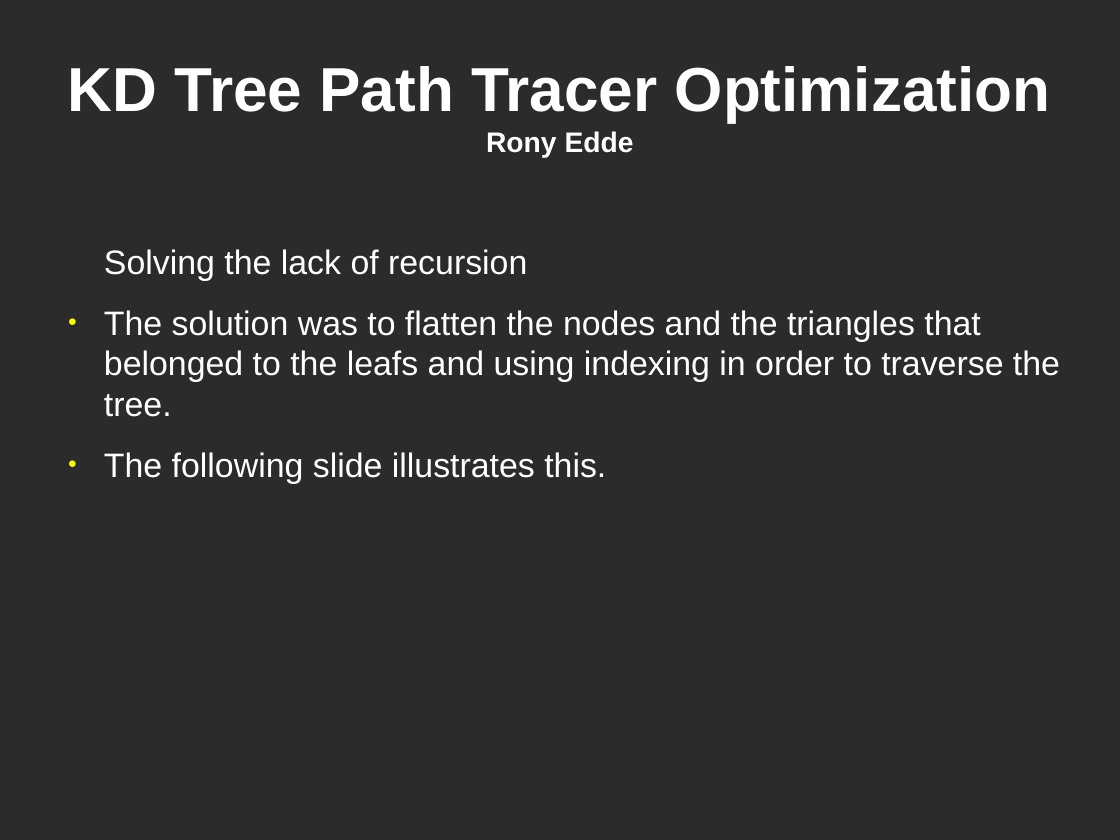
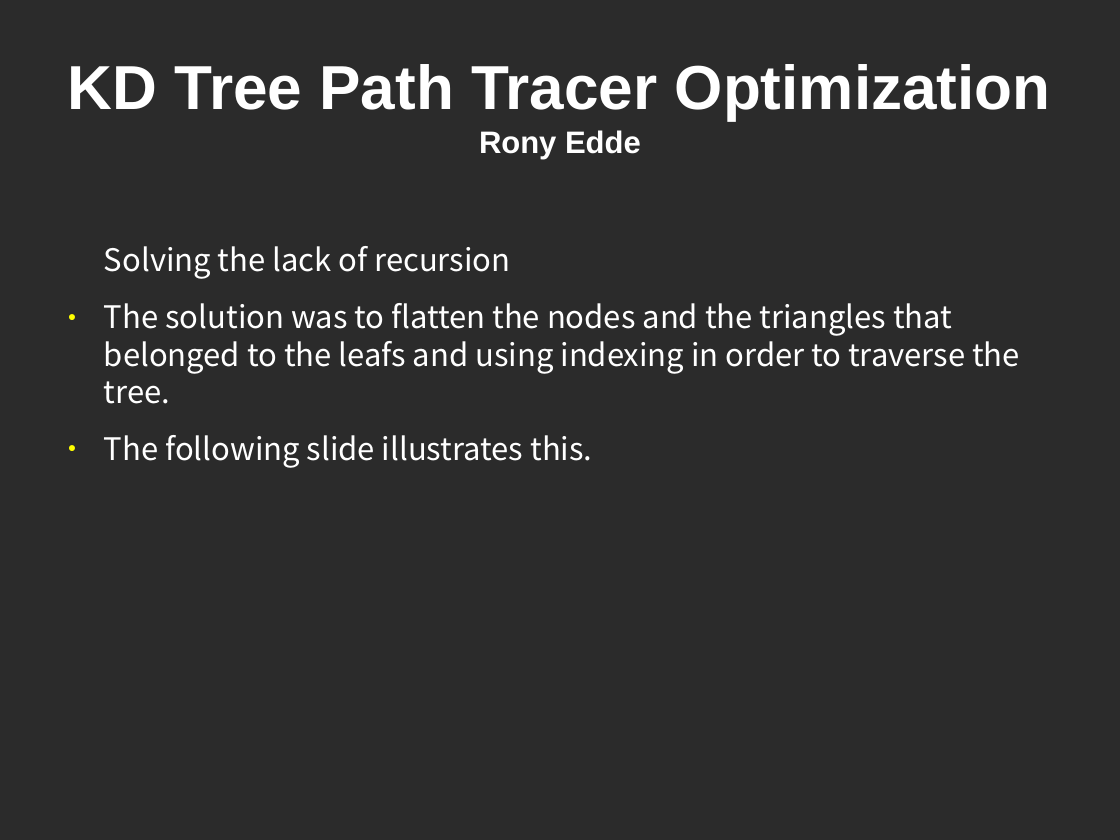
Before and after one commit to reddeupenn/kdtreePathTracerOptimization, a slide deck: slide 19 of presentation/presentation_1.odp. Drawn at 1120x840 pixels with LibreOffice and Linux fonts; fonts in the diff are those of the drawing; background and template pictures are left out; a plain dark background stands for a picture behind light text. Boxes give left, top, right and bottom in pixels: in the first picture for what was removed or moved away, otherwise in the second. Text is boxed around its words. In the diff, an @@ line names an element or a change of style, - is before the commit and + after.

```diff
--- a/presentation/presentation_1.odp
+++ b/presentation/presentation_1.odp
@@ title "KD Tree Path Tracer Optimization ..." at (68,64,1051,159): size 20 to 22 pt in "Rony Edde" @@
@@ text "Solving the lack of recursion" at (104,246,1020,468): size 24 to 22 pt, font Arial to Noto Sans CJK JP @@
```
Also in this commit, not shown: 25 other slides changed, 20 slides added, 33 other files.
